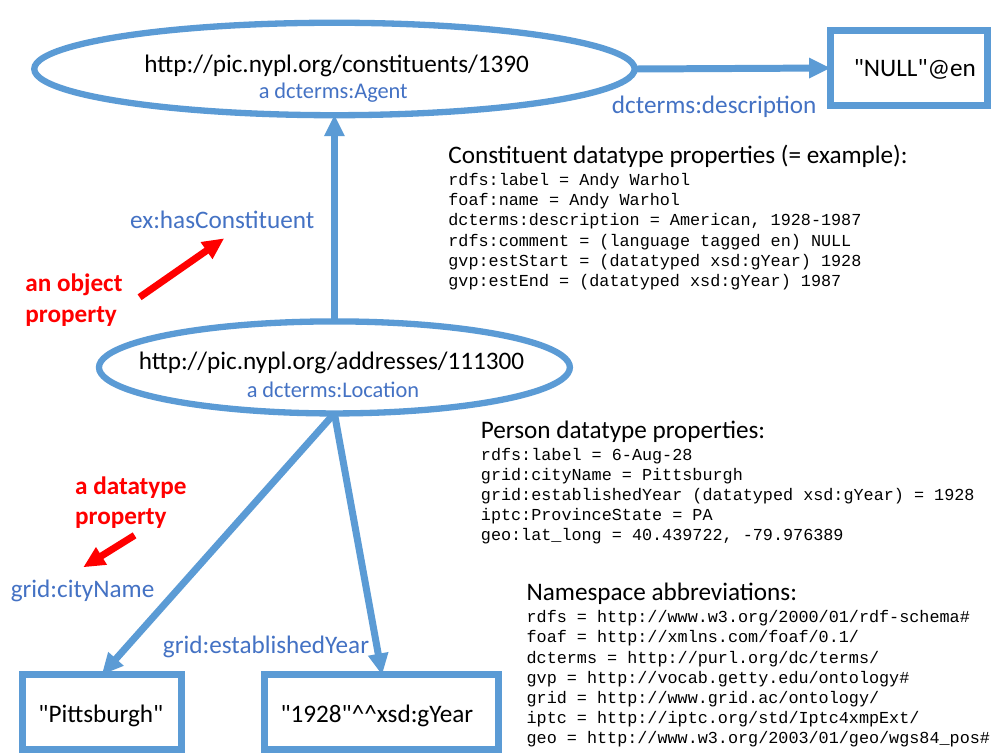
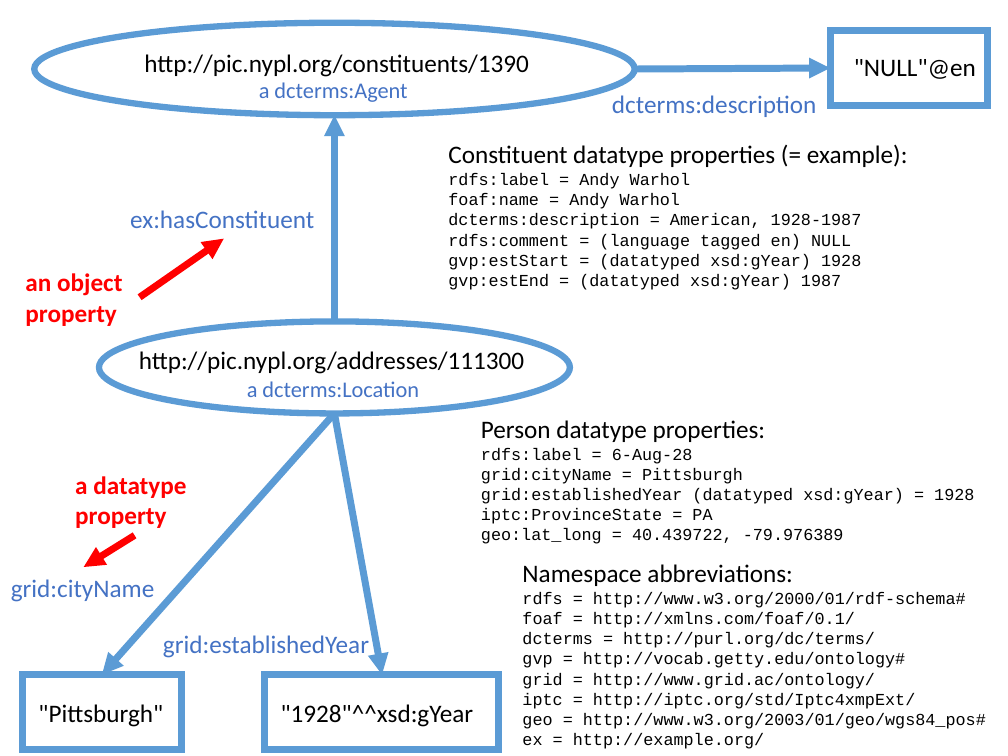
Before and after one commit to HeardLibrary/semantic-web, a slide deck: slide 1 of 2017-fall/constituents-address-figure.pptx. Drawn at 1008x756 pixels with LibreOffice and Linux fonts; fonts in the diff are those of the drawing. Boxes give left, top, right and bottom in pixels: in the first picture for what was removed or moved away, otherwise in the second. Text is boxed around its words. In the diff, an @@ line names an element or a change of style, - is before the commit and + after.

Commit message:
added missing example.org namespace

```diff
--- a/2017-fall/constituents-address-figure.pptx
+++ b/2017-fall/constituents-address-figure.pptx
@@ text "Namespace abbreviations:" moved from (x1=527, y1=582, x2=990, y2=747) to (x1=522, y1=564, x2=986, y2=749) @@
@@ text at (x1=522, y1=733, x2=764, y2=749): paragraph added @@
+ex = http://example.org/
```
Also in this commit, not shown: 1 other file.
